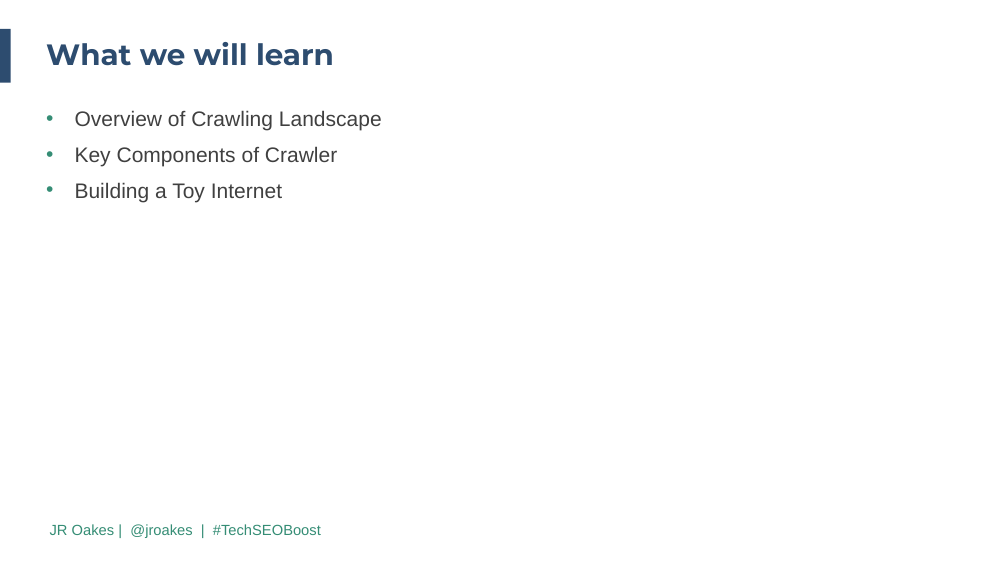
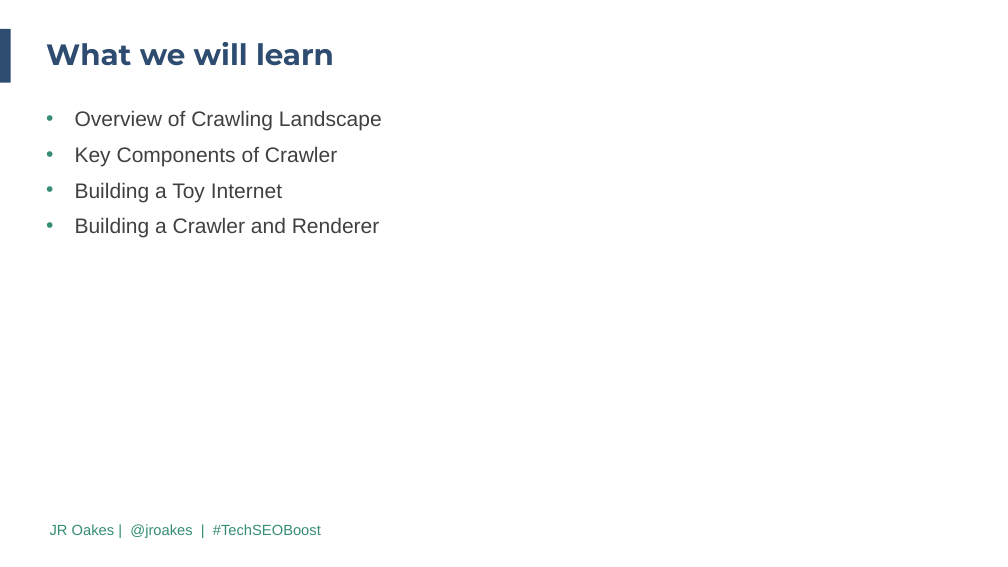
Before and after one commit to jroakes/tech-seo-crawler, a slide deck: slide 5 of etc/2019 TechSEO Boost PPT Template.revJR.pptx. Drawn at 1008x567 pixels with LibreOffice and Linux fonts; fonts in the diff are those of the drawing; background and template pictures are left out. Boxes give left, top, right and bottom in pixels: in the first picture for what was removed or moved away, otherwise in the second. Text is boxed around its words. In the diff, an @@ line names an element or a change of style, - is before the commit and + after.

```diff
--- a/etc/2019 TechSEO Boost PPT Template.revJR.pptx
+++ b/etc/2019 TechSEO Boost PPT Template.revJR.pptx
@@ text at [75,217,380,238]: paragraph added @@
+• Building a Crawler and Renderer
```
Also in this commit, not shown: 5 other slides changed, 25 slides added, 5 slides removed, 7 other files.
